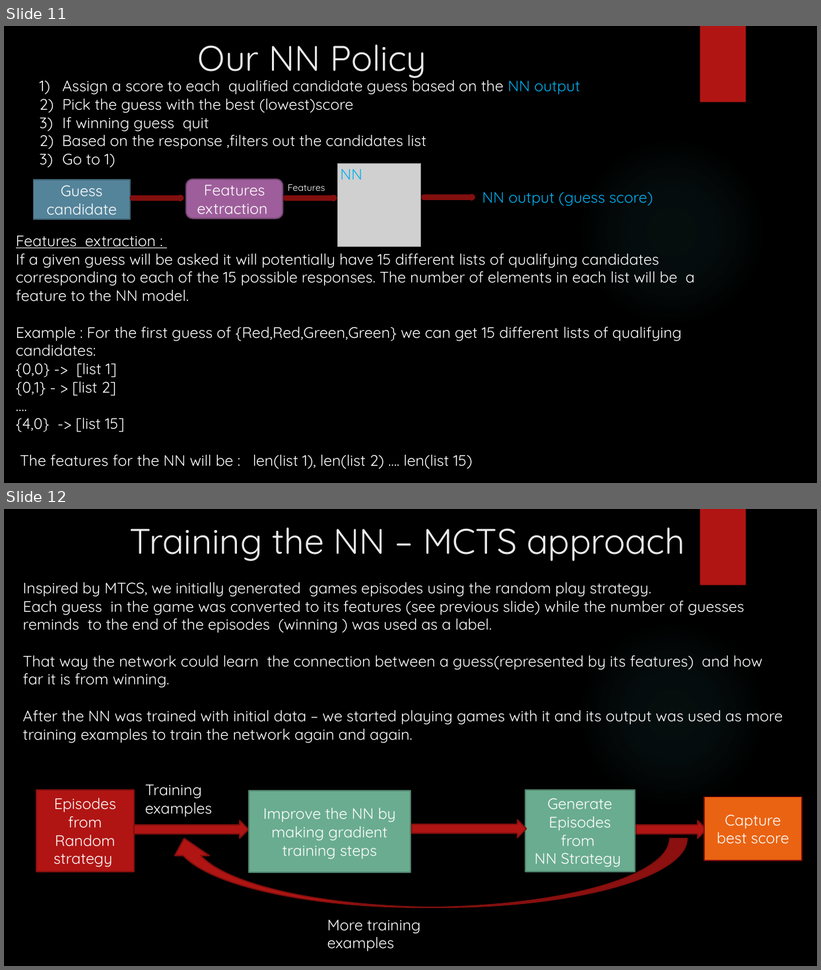
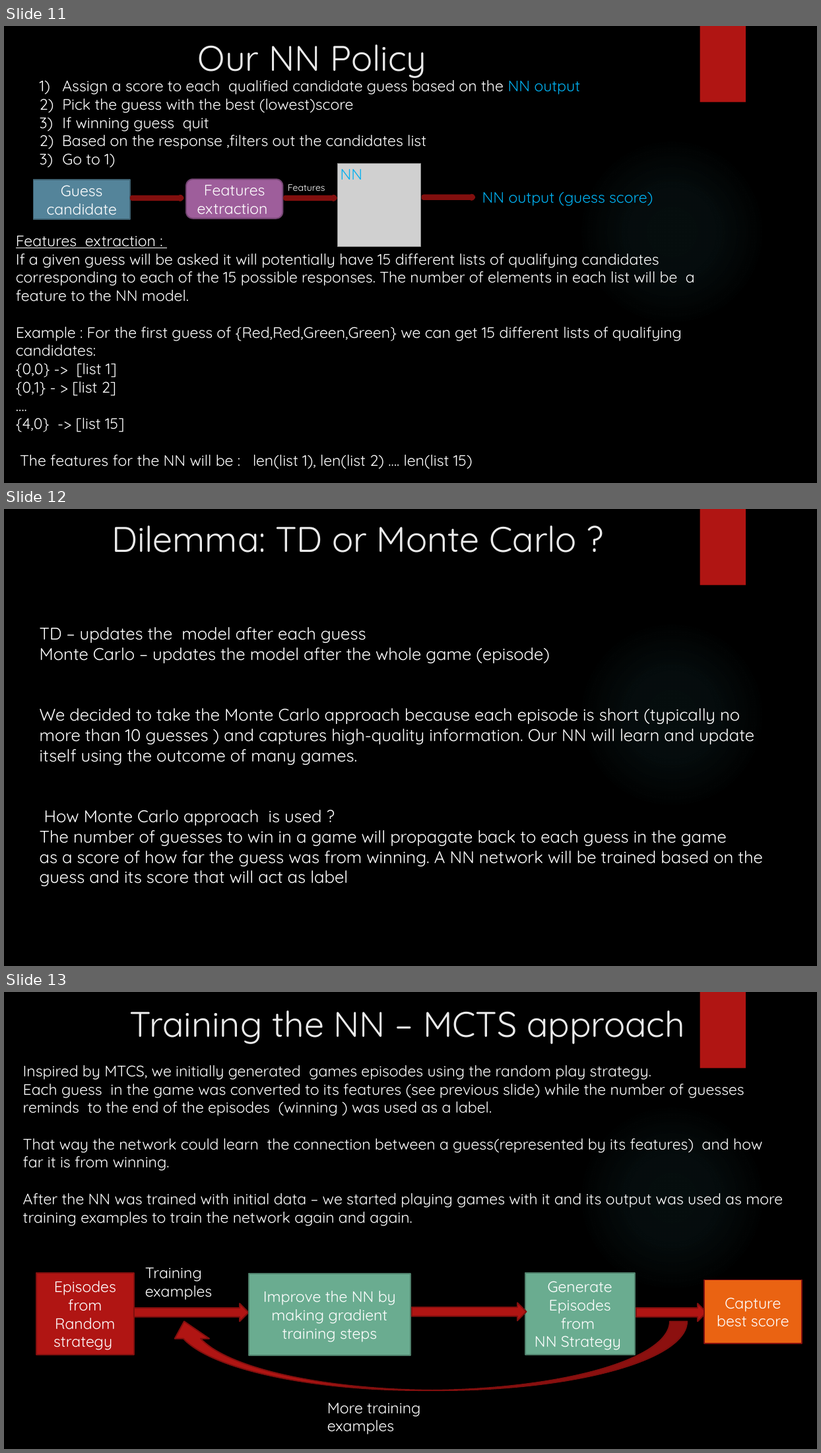
Before and after one commit to gilsh2/final_ai_project, a slide deck: ai_final_project_mastermind.pptx. Shown one above the other, each under a label of ours: slides 11 and 12 before the commit, slides 11, 12 and 13 after it. The pictures are 821x970 and 821x1453 pixels, drawn with LibreOffice and Linux fonts; fonts in the diff are those of the drawing; grey boxes stand for pictures; background and template pictures are left out. Boxes give left, top, right and bottom in pixels: in the first picture for what was removed or moved away, otherwise in the second. Text is boxed around its words. In the diff, an @@ line names an element or a change of style, - is before the commit and + after.

Commit message:
edit

```diff
--- a/ai_final_project_mastermind.pptx
+++ b/ai_final_project_mastermind.pptx
@@ slide 12 added at bbox=[4, 509, 817, 966], background picture (left out); not listed: 2 template elements that a slide beside it also shows @@
@@ text added at bbox=[112, 525, 576, 553], 42 pt, text #EBEBEB @@
+Dilemma: TD or Monte Carlo ?
@@ text added at bbox=[40, 627, 763, 887], 20 pt, text #FFFFFF @@
+TD – updates the model after each guess
+Monte Carlo – updates the model after the whole game (episode)
+We decided to take the Monte Carlo approach because each episode is short (typically no more than 10 guesses ) and captures high-quality information. Our NN will learn and update itself using the outcome of many games.
+How Monte Carlo approach is used ?
+The number of guesses to win in a game will propagate back to each guess in the game
+as a score of how far the guess was from winning. A NN network will be trained based on the guess and its score that will act as label
@@ what was slide 12 is now slide 13 @@
```
